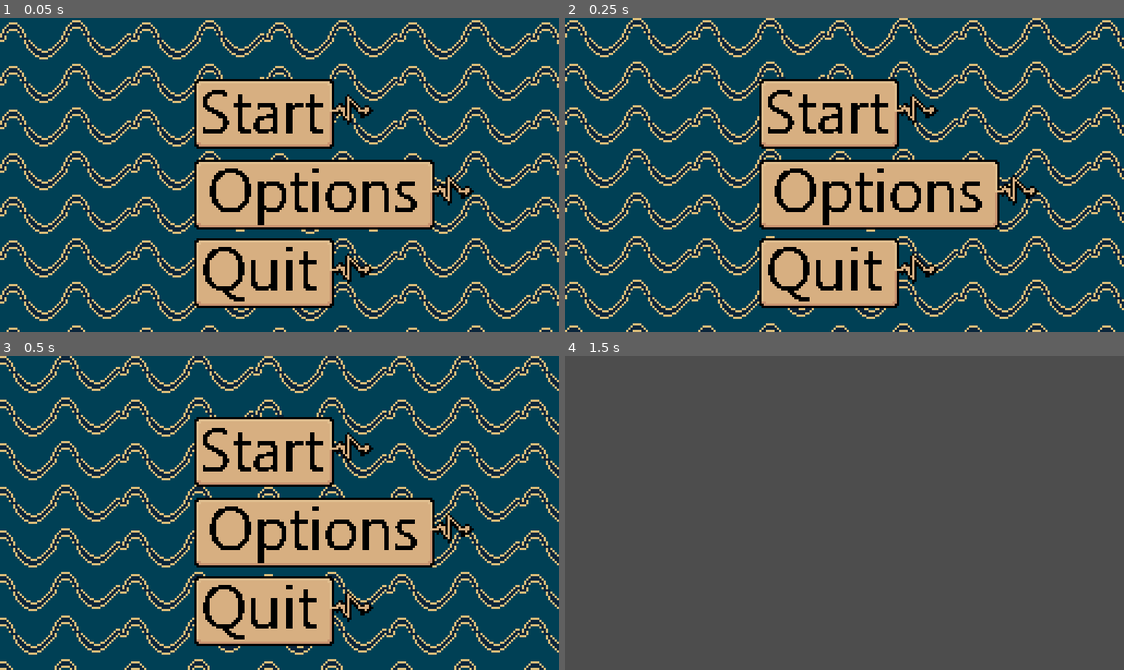
Above: before the commit, frames 1-4 (two rows, left to right).
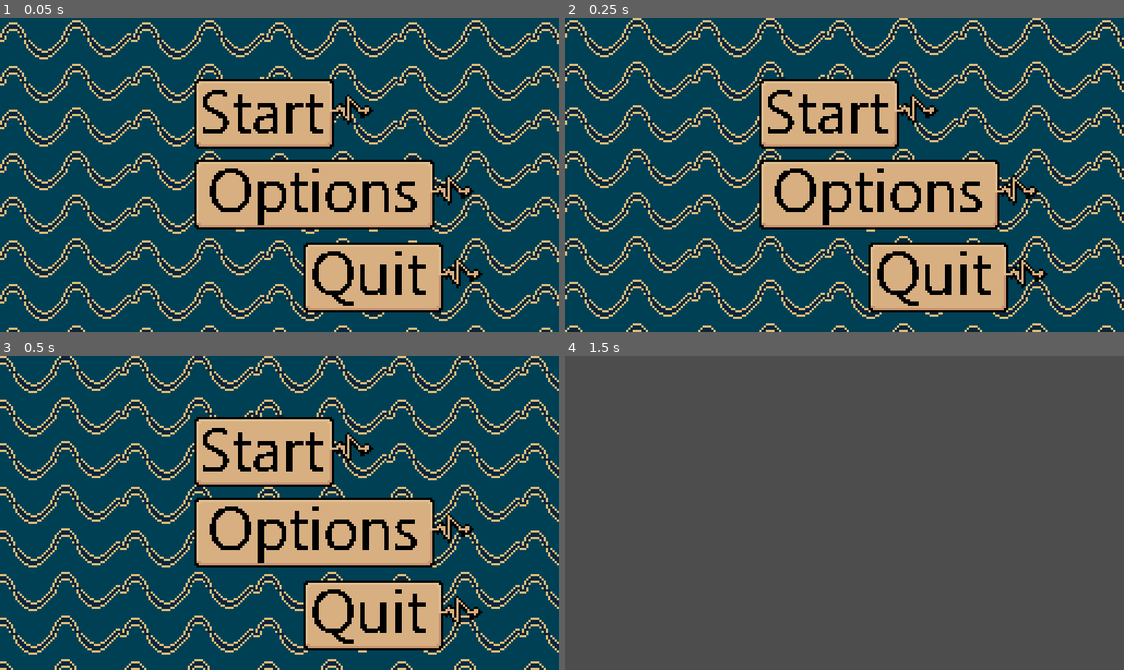
Above: after the commit, the same moments.

Repository: Zeis697538/Signalverarbeiung-Game
Game: Godot game, scene res://main_menu.tscn
Two runs of this game, one before a commit and one after it. Both use one fixed random seed, a clock stepped at 60 frames per second and the inputs below. This scene is started directly instead of the project's main scene.
Inputs (mouse positions are in pixels of both pictures, inside the frame that each line leads up to):
- Up to frame 1 (0.05 s): no input
- Up to frame 2 (0.25 s): no input
- Up to frame 3 (0.5 s): no input
- Up to frame 4 (1.5 s): click (855, 453) at 0.5 s; tap Enter at 1.25 s

The runs differ from the first frame. In frame 1, 8.7% of the frame differs, in the area x 34-87%, y 70-94%; in frame 2, 8.7%; in frame 3, 8.7%; in frame 4, nothing differs.

Commit message:
Quit_moved

Diff:
--- a/main_menu.tscn
+++ b/main_menu.tscn
@@ -56,10 +56,10 @@
 
 [node name="Beenden" type="TextureButton" parent="Button_manager"]
 layout_mode = 0
-offset_left = 89.0
-offset_top = 101.0
-offset_right = 205.0
-offset_bottom = 133.0
+offset_left = 139.0
+offset_top = 103.0
+offset_right = 255.0
+offset_bottom = 135.0
 texture_normal = ExtResource("6_dy7ct")
 texture_hover = ExtResource("7_0o4t1")
 
Not shown, changed: icon.svg.import
Not shown: 1 places in main_menu.tscn that only renumber resources
